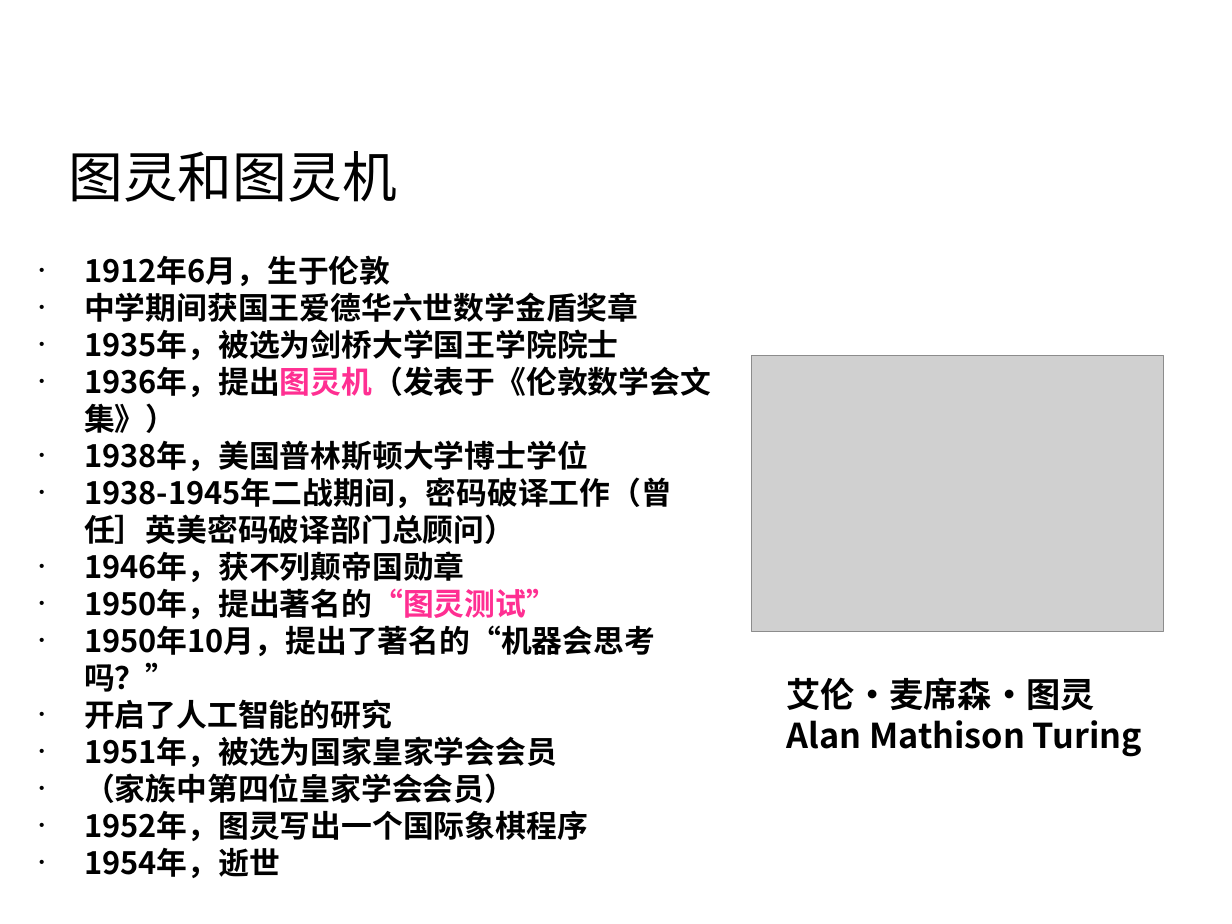
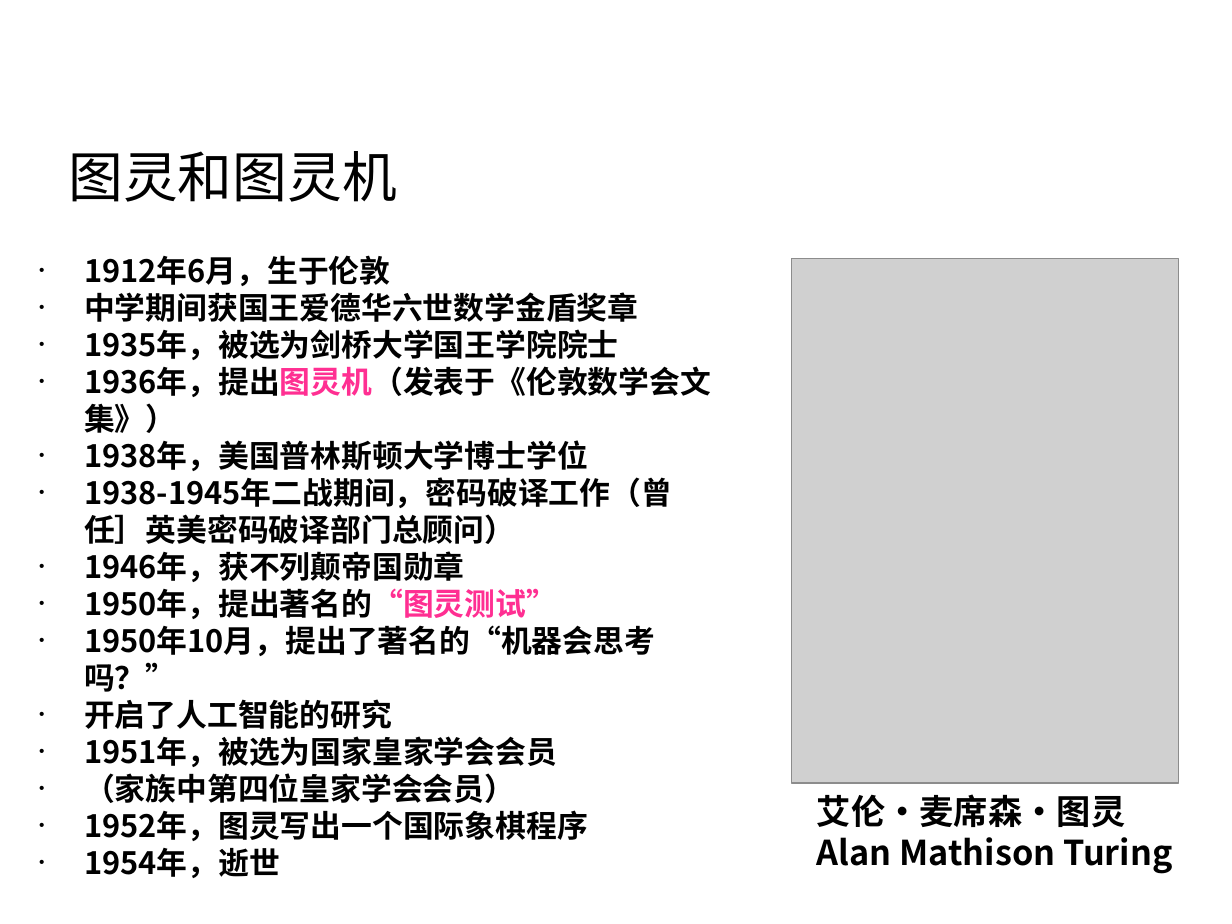
Before and after one commit to rshouc/Advanced-Programming-2018-Autumn, a slide deck: slide 3 of Slides/1 计算导论1.pptx. Drawn at 1232x924 pixels with LibreOffice and Linux fonts; fonts in the diff are those of the drawing; grey boxes stand for pictures; background and template pictures are left out. Boxes give left, top, right and bottom in pixels: in the first picture for what was removed or moved away, otherwise in the second. Text is boxed around its words. In the diff, an @@ line names an element or a change of style, - is before the commit and + after.

```diff
--- a/Slides/1 计算导论1.pptx
+++ b/Slides/1 计算导论1.pptx
@@ picture added at (x1=791, y1=259, x2=1178, y2=784) @@
@@ picture removed at (x1=752, y1=355, x2=1163, y2=631) @@
@@ text "艾伦·麦席森·图灵" moved from (x1=787, y1=677, x2=1142, y2=757) to (x1=817, y1=794, x2=1172, y2=874) @@
```
Also in this commit, not shown: 10 other slides changed, 6 slides added, 1 slide removed, 4 other files.
